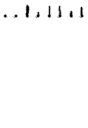
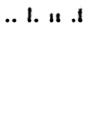
Layers edited between the first and the second (88, 128) image:
added layer "Pasted Layer copy #3" above "Pasted Layer copy #2" over [70, 5, 84, 23]
painted on "Pasted Layer copy #2" over [48, 6, 84, 23]
painted on "Pasted Layer copy #1" over [26, 5, 62, 23]
painted on "Pasted Layer copy" over [4, 4, 41, 23]
removed layer "Pasted Layer" over [3, 14, 18, 18]
